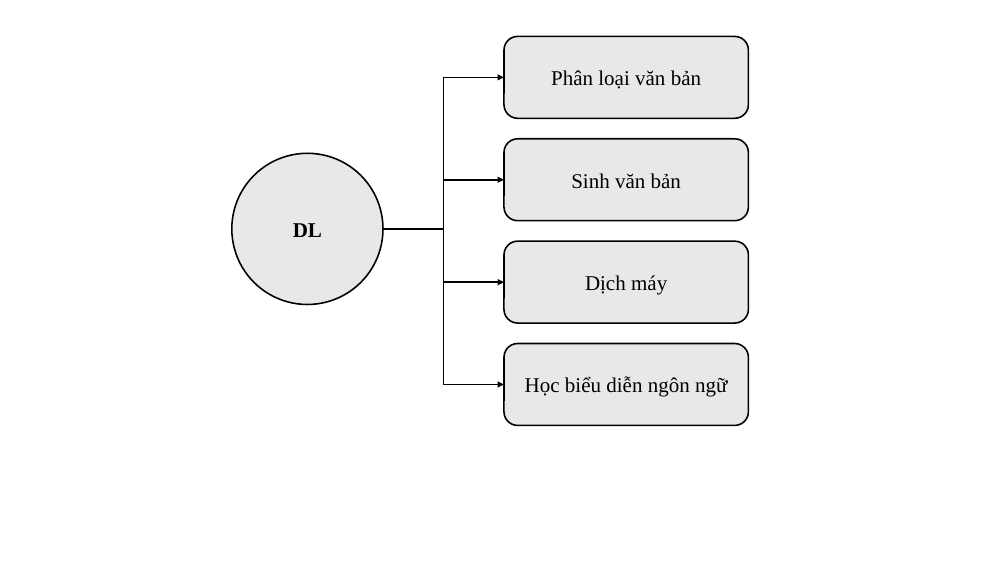
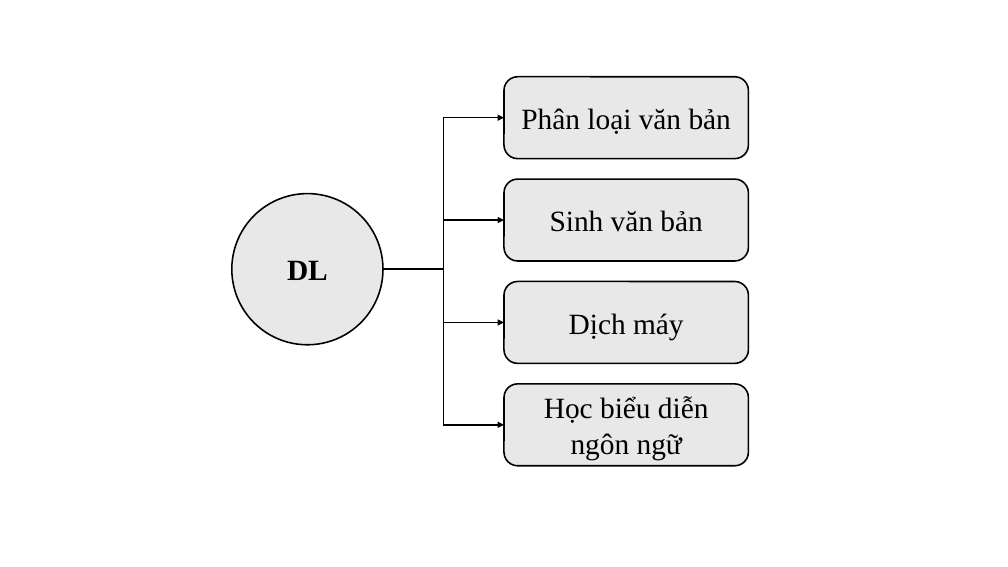
Before and after one commit to ngovanuc/Vietnamese_History_Chatbot, a slide deck: slide 8 of documents/hinh_ve_trong_cao_cao_do_an.pptx. Drawn at 1008x567 pixels with LibreOffice and Linux fonts; fonts in the diff are those of the drawing. Boxes give left, top, right and bottom in pixels: in the first picture for what was removed or moved away, otherwise in the second. Text is boxed around its words. In the diff, an @@ line names an element or a change of style, - is before the commit and + after.

```diff
--- a/documents/hinh_ve_trong_cao_cao_do_an.pptx
+++ b/documents/hinh_ve_trong_cao_cao_do_an.pptx
@@ size 20 to 28 pt in 5 elements at [232,194,383,345], [504,179,749,261], [504,281,749,363], [504,384,749,466], [504,77,749,159] @@
@@ 4 rounded rectangles, 4 elbow arrows, 1 ellipse: place and size @@
-4 rounded rectangles, 4 elbow arrows, 1 ellipse at [232,36,749,425]
+4 rounded rectangles, 4 elbow arrows, 1 ellipse at [232,77,749,466]
```
Also in this commit, not shown: 4 other slides changed, 1 other file.
